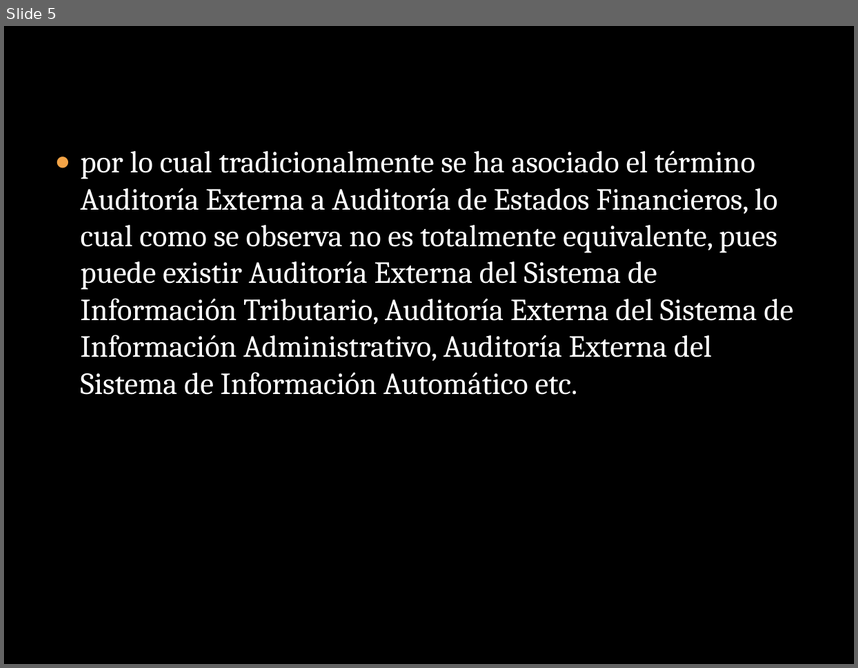
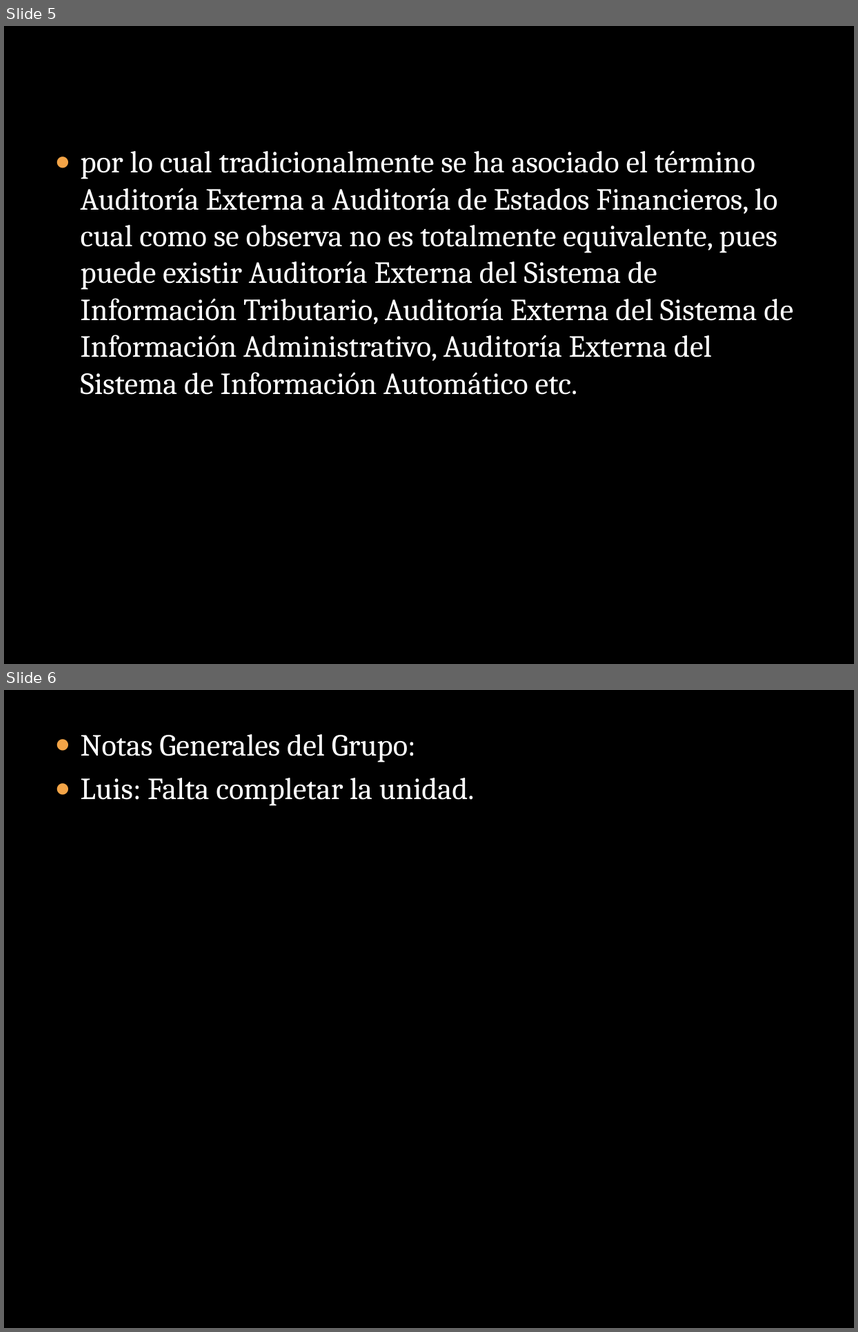
Before and after one commit to lc850/auditoria, a slide deck: HECTOR.pptx. Shown one above the other, each under a label of ours: slide 5 before the commit, slides 5 and 6 after it. The pictures are 858x668 and 858x1332 pixels, drawn with LibreOffice and Linux fonts; fonts in the diff are those of the drawing; background and template pictures are left out. Boxes give left, top, right and bottom in pixels: in the first picture for what was removed or moved away, otherwise in the second. Text is boxed around its words. In the diff, an @@ line names an element or a change of style, - is before the commit and + after.

Commit message:
Unidad I comentada Luis carlos

```diff
--- a/HECTOR.pptx
+++ b/HECTOR.pptx
@@ slide 6 added at (x1=4, y1=690, x2=854, y2=1328), background picture (left out) @@
@@ text added at (x1=81, y1=734, x2=475, y2=806), 26 pt, text #FFFFFF @@
+● Notas Generales del Grupo:
+● Luis: Falta completar la unidad.
```
Also in this commit, not shown: 1 slide changed, 5 slides removed.
